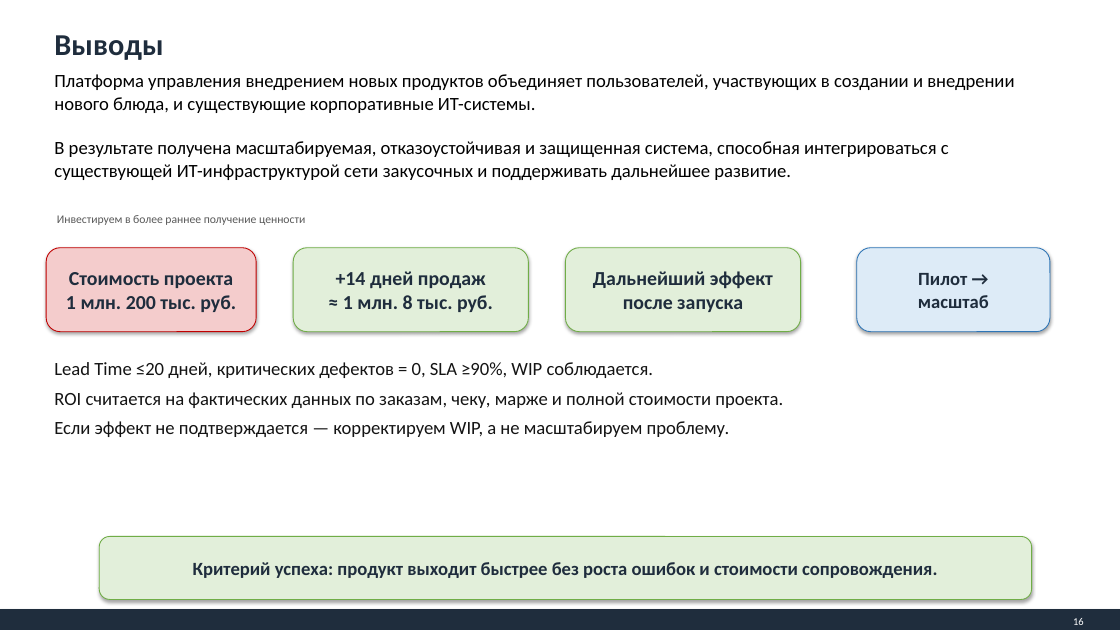
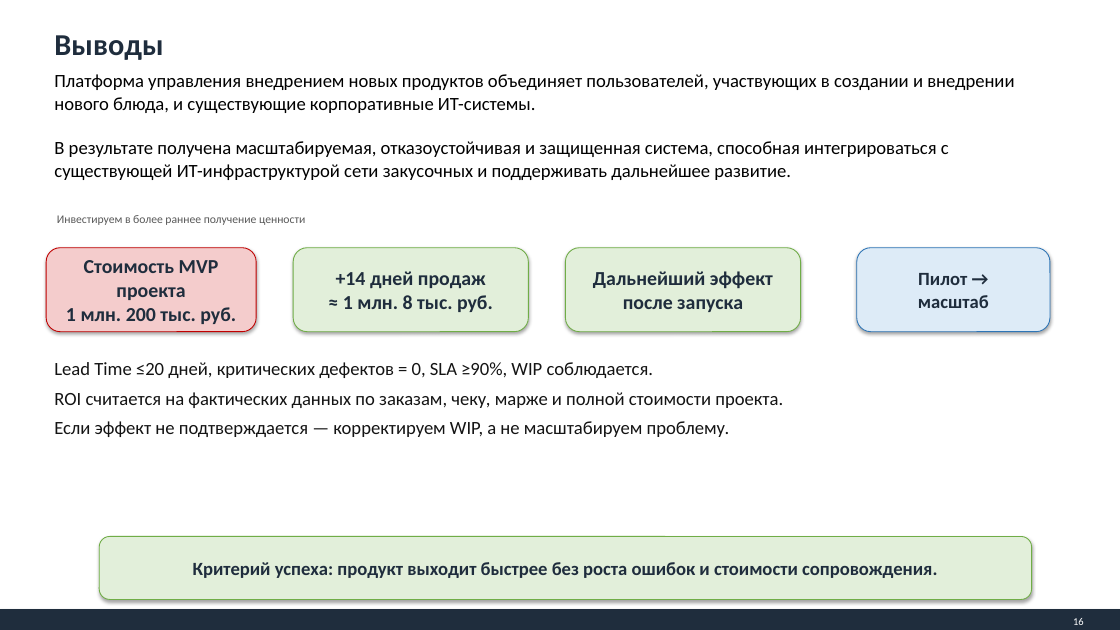
Before and after one commit to Romich177/otus_project_work, a slide deck: slide 16 of Documentation/Prezentation/Проект_ускорения_внедрения_нового_продукта.pptx. Drawn at 1120x630 pixels with LibreOffice and Linux fonts; fonts in the diff are those of the drawing. Boxes give left, top, right and bottom in pixels: in the first picture for what was removed or moved away, otherwise in the second. Text is boxed around its words. In the diff, an @@ line names an element or a change of style, - is before the commit and + after.

```diff
--- a/Documentation/Prezentation/Проект_ускорения_внедрения_нового_продукта.pptx
+++ b/Documentation/Prezentation/Проект_ускорения_внедрения_нового_продукта.pptx
@@ text in rounded rectangle at <box>66,260,236,324</box>: text changed @@
-Стоимость проекта
-1 млн. 200 тыс. руб.
+Стоимость MVP проекта
+1 млн. 200 тыс. руб.
```
Also in this commit, not shown: 3 other slides changed, 9 other files.
